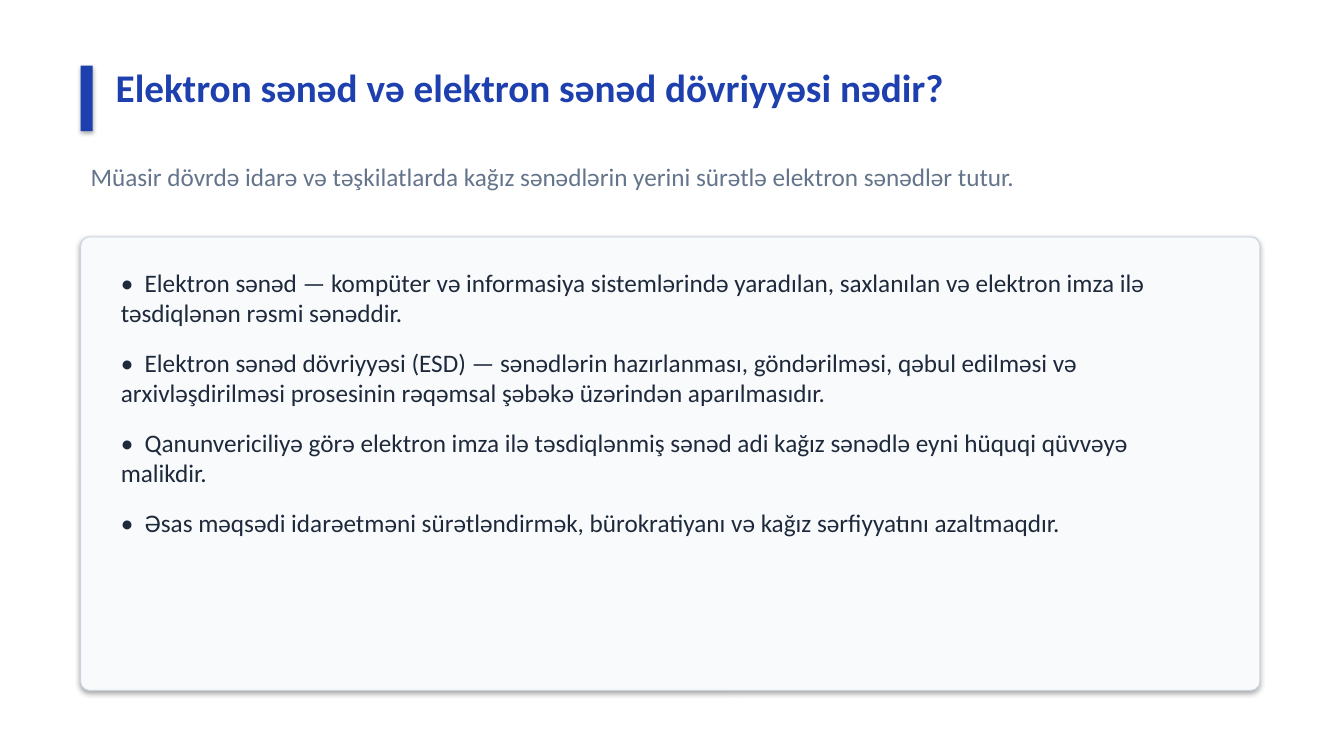
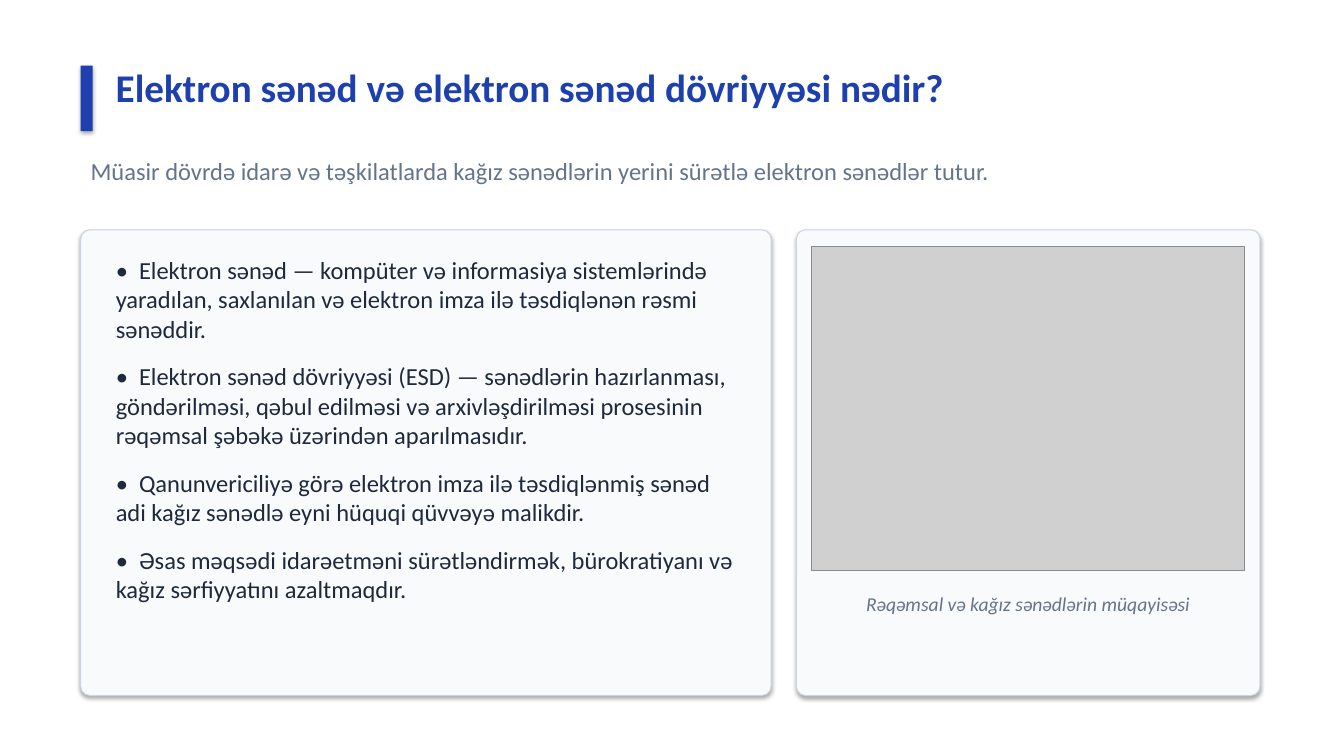
Before and after one commit to elcann7/aztu, a slide deck: slide 2 of Elcan_Seferli_6326A2_Serbest_Is.pptx. Drawn at 1344x756 pixels with LibreOffice and Linux fonts; fonts in the diff are those of the drawing; grey boxes stand for pictures. Boxes give left, top, right and bottom in pixels: in the first picture for what was removed or moved away, otherwise in the second. Text is boxed around its words. In the diff, an @@ line names an element or a change of style, - is before the commit and + after.

Commit message:
feat(pptx): add natural AI photos and visual diagrams to slides 2, 5, 7, 8, 9

```diff
--- a/Elcan_Seferli_6326A2_Serbest_Is.pptx
+++ b/Elcan_Seferli_6326A2_Serbest_Is.pptx
@@ text "Müasir dövrdə idarə və təşkilatlarda ..." at (91,163,988,184): size 18 to 17.5 pt @@
@@ rounded rectangle: place and size @@
-rounded rectangle at (81,237,1260,691)
+rounded rectangle at (81,230,771,696)
@@ rounded rectangle added at (797,230,1260,696), fill #F8FAFC, outline #CBD5E1 0.75 pt @@
@@ text "• Elektron sənəd — kompüter ...": place and size @@
-text "• Elektron sənəd — kompüter ..." at (121,274,1144,537)
+text "• Elektron sənəd — kompüter ..." at (116,262,732,603)
@@ text "• Elektron sənəd — kompüter ..." at (116,262,732,603): size 18 to 17.5 pt; less space between paragraphs @@
@@ picture added at (812,247,1245,571) @@
@@ text added at (866,597,1190,615), 14 pt, text #64748B, italic @@
+Rəqəmsal və kağız sənədlərin müqayisəsi
```
Also in this commit, not shown: 6 other slides changed, 1 other file.
